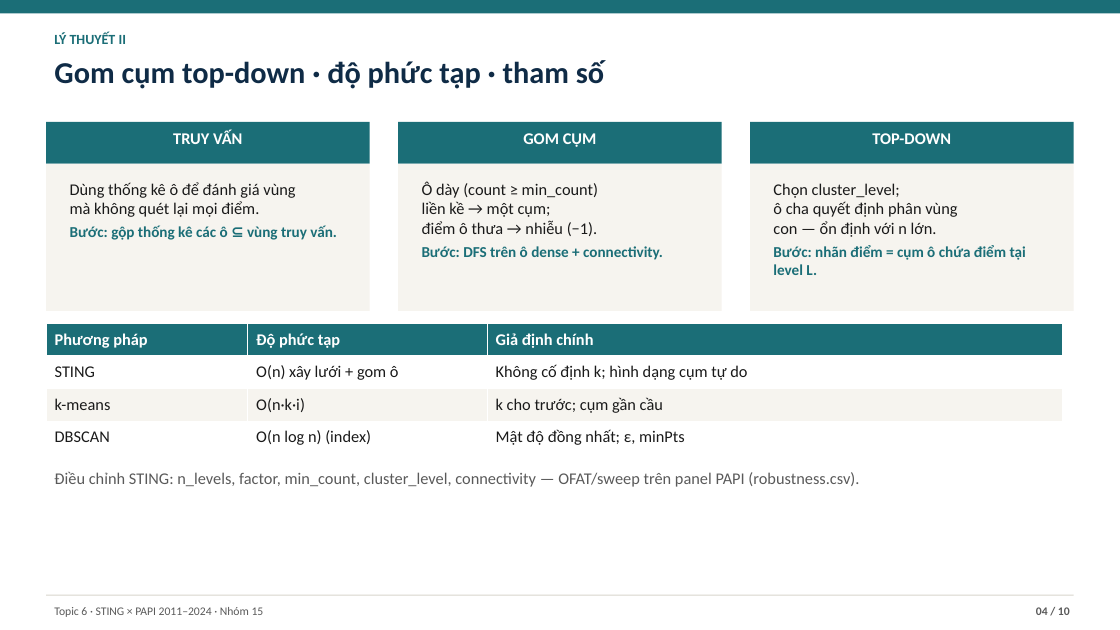
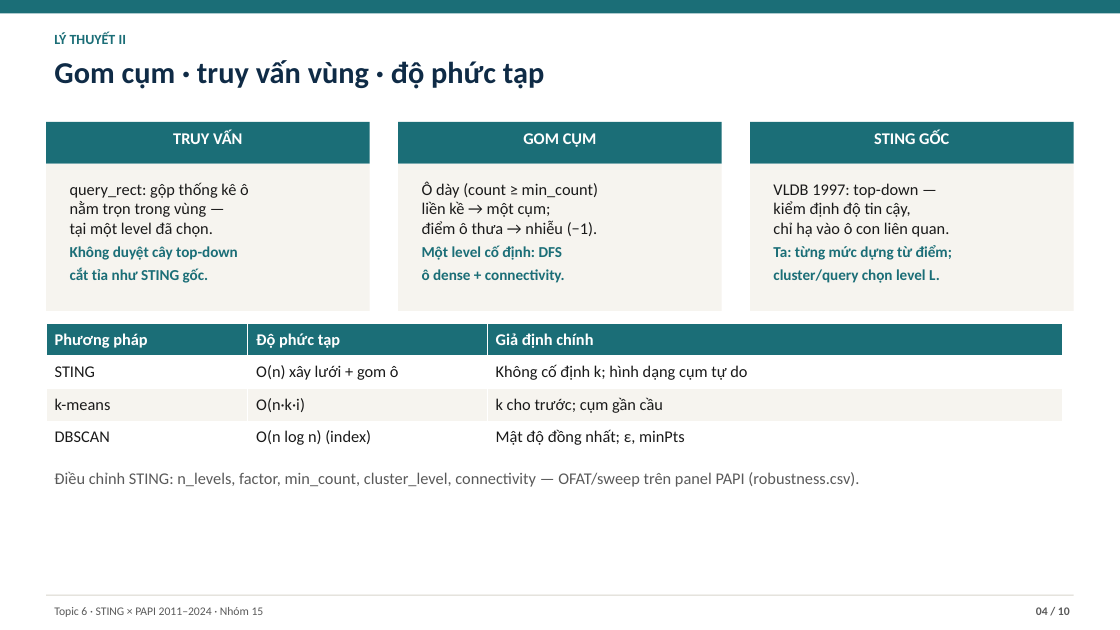
Before and after one commit to JasonTM17/Grid_Based_Sociology, a slide deck: slide 4 of slides/submission.pptx. Drawn at 1120x630 pixels with LibreOffice and Linux fonts; fonts in the diff are those of the drawing. Boxes give left, top, right and bottom in pixels: in the first picture for what was removed or moved away, otherwise in the second. Text is boxed around its words. In the diff, an @@ line names an element or a change of style, - is before the commit and + after.

Commit message:
fix: describe STING top-down search, cell statistics and scale flags accurately in the deck

```diff
--- a/slides/submission.pptx
+++ b/slides/submission.pptx
@@ text at (x1=54, y1=60, x2=544, y2=89): text changed @@
-Gom cụm top-down · độ phức tạp · tham số
+Gom cụm · truy vấn vùng · độ phức tạp
@@ text at (x1=874, y1=131, x2=949, y2=144): text changed @@
-TOP-DOWN
+STING GỐC
@@ text at (x1=70, y1=182, x2=249, y2=283): text changed @@
-Dùng thống kê ô để đánh giá vùng
-mà không quét lại mọi điểm.
-Bước: gộp thống kê các ô ⊆ vùng truy vấn.
+query_rect: gộp thống kê ô
+nằm trọn trong vùng —
+tại một level đã chọn.
+Không duyệt cây top-down
+cắt tỉa như STING gốc.
@@ text at (x1=773, y1=183, x2=952, y2=283): text changed @@
-Chọn cluster_level;
-ô cha quyết định phân vùng
-con — ổn định với n lớn.
-Bước: nhãn điểm = cụm ô chứa điểm tại level L.
+VLDB 1997: top-down —
+kiểm định độ tin cậy,
+chỉ hạ vào ô con liên quan.
+Ta: từng mức dựng từ điểm;
+cluster/query chọn level L.
@@ text at (x1=422, y1=245, x2=565, y2=283): text changed @@
-Bước: DFS trên ô dense + connectivity.
+Một level cố định: DFS
+ô dense + connectivity.
```
Also in this commit, not shown: 2 other slides changed, 1 other file.
